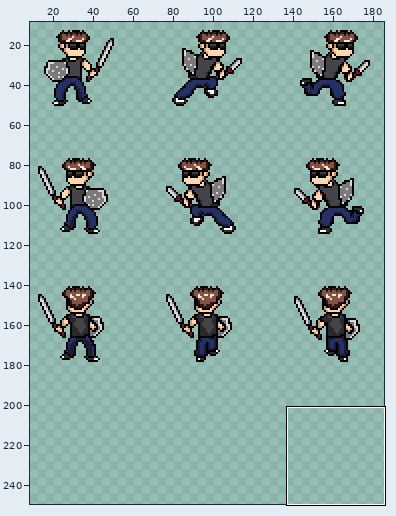
Sprite sheet, stored at American Hobo/American Hobo/pictures/Hero Cel Sheet.png. The first picture is a wide view before the edit; the outline marks the close-up.
Close-up. Earlier state:
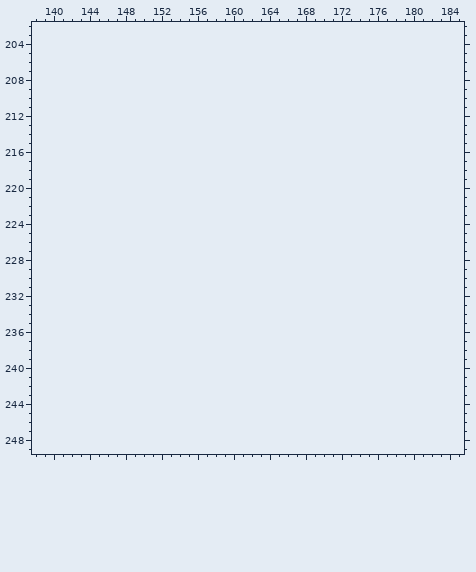
The file is 192x192 pixels. Pixels under 10% opacity are left out. Colours within 5 levels of each other are drawn and written as one. Shown: x 138..185, y 202..249. The old version is drawn lined up with the new one, on the new canvas. The wide view leaves out empty margins. The commit also changed other parts of the picture, which this record leaves out.
New version:
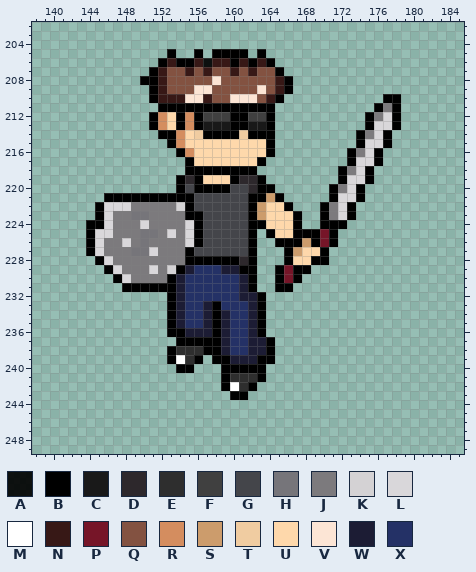
Palette (. is transparent): A #000000e8  B #000000  C #191919  D #2d282c  E #2e2e2e  F #404040  G #44454a  H #76757a  J #7c7a7d  K #d4d2d4  L #d9d7da  M #ffffff  N #371816  P #761528  Q #835241  R #d48d5f  S #cc9c6c  T #f0cca1  U #fed8ab  V #fce5d5  W #1c1c34  X #243166
The exact change:
canvas 192x192 -> 192x256
y 205: x 153 . -> B; x 156 . -> B; x 158..161 .... -> BBBB; x 163 . -> B
y 206: x 152..164 ............. -> BNBBNANNBNBNB
y 207: x 151..165 ............... -> BNQQNQNQQNQNQQB
y 208: x 150..166 ................. -> BBNQQQQQVQQQQQQNB
y 209: x 151..166 ................ -> BNQQQVVQQQQQVQNB
y 210: x 151..165 ............... -> BNNNVVNQQVVVQNB; x 177..178 .. -> BB
y 211: x 152..164 ............. -> BBBBBBBBBBBBB; x 176..178 ... -> BJB
y 212: x 151..164 .............. -> BRUBRBFFFBBFFB; x 175..178 .... -> BJLB
y 213: x 151..164 .............. -> BRUBRBCCCBBCCB; x 175..178 .... -> BLLB
y 214: x 152..164 ............. -> BBRUTBBBBTBBB; x 174..177 .... -> BJLB
y 215: x 153..164 ............ -> BRUUUUUUUUUB; x 174..177 .... -> BLLB
y 216: x 154..164 ........... -> BRUUUUUUUUB; x 173..176 .... -> BJLB
y 217: x 155..163 ......... -> BUUUUUUUB; x 173..176 .... -> BLLB
y 218: x 155..162 ........ -> BBBBBBBB; x 172..175 .... -> BJLB
y 219: x 154..163 .......... -> BDBUUUBDDB; x 172..175 .... -> BLLB
y 220: x 154..164 ........... -> BGBBBBGGDBB; x 171..174 .... -> BJLB
y 221: x 146..165 .................... -> BBBBBBBBBBGGGGGGBBSB; x 171..174 .... -> BLLB
y 222: x 145..166 ...................... -> BLLLJJJJJKBGGGGGGBSUUB; x 170..173 .... -> BJLB
y 223: x 145..167 ....................... -> BLJJHHJJJJBBGGGGGBSUUUB; x 170..173 .... -> BJLB
y 224: x 144..167 ........................ -> BBLJJJLJJJJLBGGGGGBBUUUB; x 170..172 ... -> BBB
y 225: x 144..162 ................... -> BLLJJJHHJLJLBGGGGGB; x 164..171 ........ -> BUUBBBPB
y 226: x 144..162 ................... -> BLJJLJHJJJJLBGGGGGB; x 165..171 ....... -> BBBSBPB
y 227: x 144..162 ................... -> BLJJJHHLJJJBGGGGGGB; x 166..170 ..... -> BSUUB
y 228: x 145..162 .................. -> BLJJJJJJJJBBBBBBDB; x 166..170 ..... -> BUUBB
y 229: x 146..162 ................. -> BLJJJLJKBWXXXWWBB; x 165..168 .... -> BPBB
y 230: x 147..162 ................ -> BLJJJJBWXXXXXXWB; x 165..167 ... -> BPB
y 231: x 148..162 ............... -> BBBBBBWXXXXXXWB; x 165..166 .. -> BB
y 232: x 153..163 ........... -> BWXXXXXXWWB
y 233: x 153..163 ........... -> BWXXWBXXXWB
y 234..235: x 153..163 ........... -> BWXXWBWXXWB
y 236: x 153..163 ........... -> BBWWWBWXXWB
y 237: x 154..164 ........... -> BBBBBWXXWWB
y 238: x 153..164 ............ -> BEEEBBWXXWWB
y 239: x 153..156 .... -> BMEB; x 158..164 ....... -> BBWWWBB
y 240: x 154..155 .. -> BB; x 159..163 ..... -> BBBBB
y 241: x 159..163 ..... -> BEEEB
y 242: x 159..162 .... -> BMEB
y 243: x 160..161 .. -> BB
Where, in picture pixels (left, top, right, bottom), the same in both close-ups:
added: (86, 49, 401, 400)
